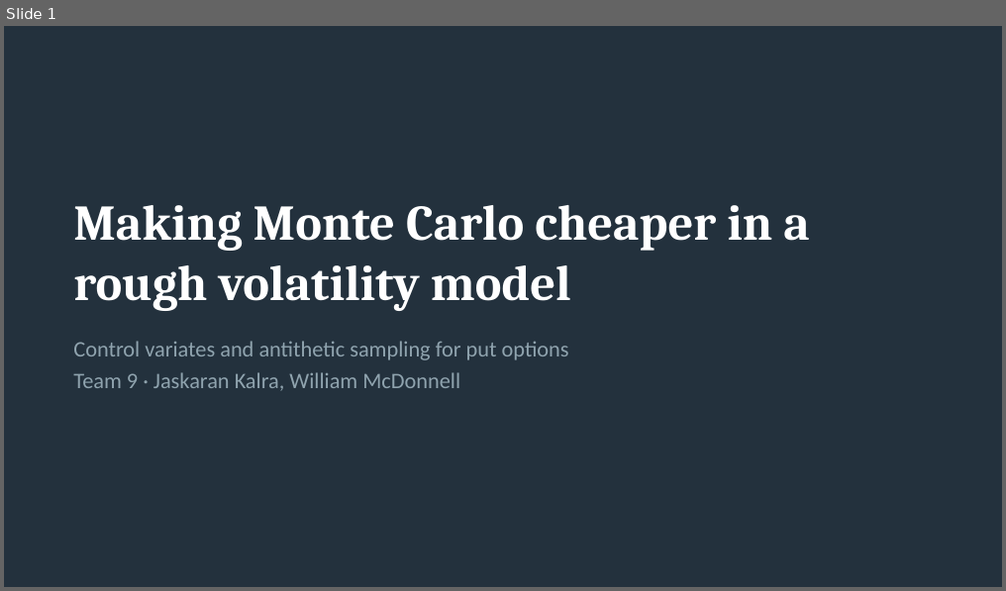
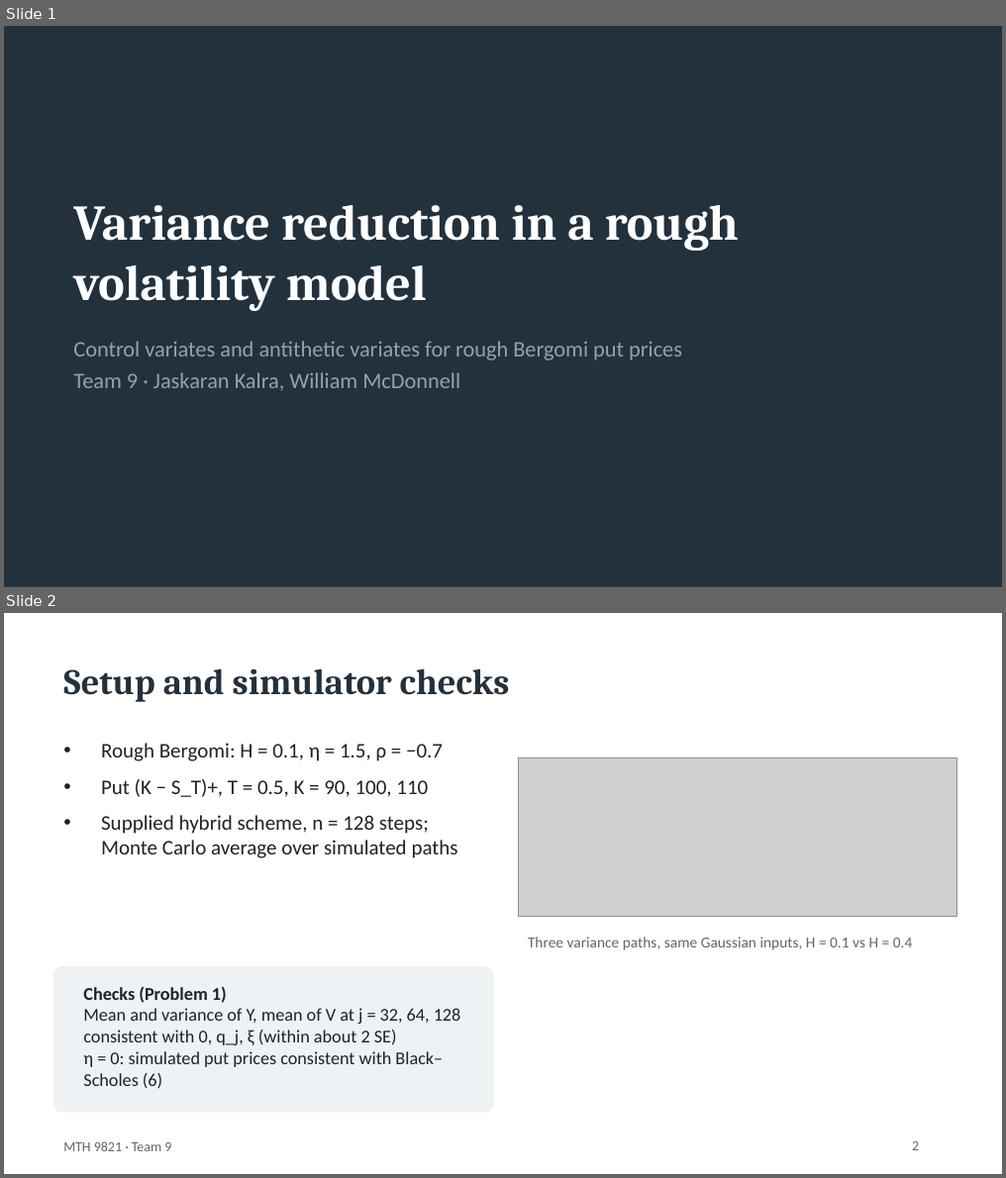
Before and after one commit to karan2615/MTH9821, a slide deck: hw2_slides.pptx. Shown one above the other, each under a label of ours: slide 1 before the commit, slides 1 and 2 after it. The pictures are 1006x591 and 1006x1178 pixels, drawn with LibreOffice and Linux fonts; fonts in the diff are those of the drawing; grey boxes stand for pictures. Boxes give left, top, right and bottom in pixels: in the first picture for what was removed or moved away, otherwise in the second. Text is boxed around its words. In the diff, an @@ line names an element or a change of style, - is before the commit and + after.

```diff
--- a/hw2_slides.pptx
+++ b/hw2_slides.pptx
@@ slide 2 added at (x1=4, y1=613, x2=1002, y2=1174), background #FFFFFF @@
@@ title added at (x1=63, y1=668, x2=510, y2=702), 26 pt, text #23313D, bold @@
+Setup and simulator checks
@@ text added at (x1=101, y1=743, x2=458, y2=859), 15 pt, text #1E2328 @@
+• Rough Bergomi: H = 0.1, η = 1.5, ρ = −0.7
+• Put (K − S_T)+, T = 0.5, K = 90, 100, 110
+• Supplied hybrid scheme, n = 128 steps; Monte Carlo average over simulated paths
@@ picture added at (x1=518, y1=758, x2=957, y2=916) @@
@@ text added at (x1=528, y1=937, x2=913, y2=951), 11 pt, text #5B6770 @@
+Three variance paths, same Gaussian inputs, H = 0.1 vs H = 0.4
@@ rounded rectangle added at (x1=54, y1=967, x2=493, y2=1112), fill #EEF2F4, outline #EEF2F4 1 pt @@
@@ text added at (x1=83, y1=987, x2=461, y2=1089), 13 pt, text #1E2328 @@
+Checks (Problem 1)
+Mean and variance of Y, mean of V at j = 32, 64, 128 consistent with 0, q_j, ξ (within about 2 SE)
+η = 0: simulated put prices consistent with Black–Scholes (6)
@@ text added at (x1=63, y1=1142, x2=171, y2=1152), 10 pt, text #5B6770 @@
+MTH 9821 · Team 9
@@ page number added at (x1=912, y1=1142, x2=919, y2=1151), 10 pt, text #5B6770 @@
+2
@@ slide 1 changed as well @@
@@ title at (x1=73, y1=205, x2=739, y2=311): text changed @@
-Making Monte Carlo cheaper in a rough volatility model
+Variance reduction in a rough volatility model
@@ text at (x1=73, y1=341, x2=682, y2=361): text changed @@
-Control variates and antithetic sampling for put options
+Control variates and antithetic variates for rough Bergomi put prices
```
Also in this commit, not shown: 3 other slides changed, 1 other slide added, 2 slides removed.
